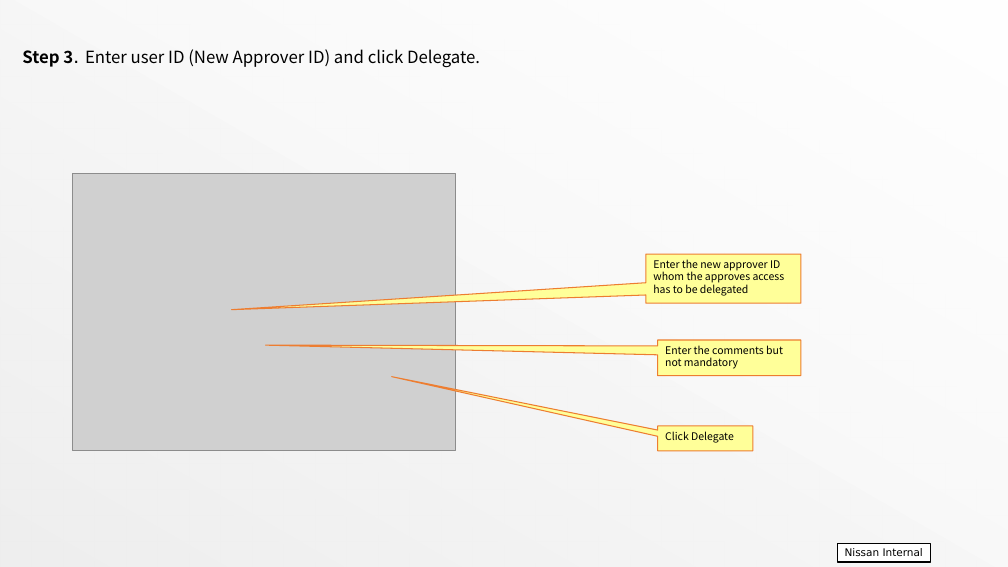
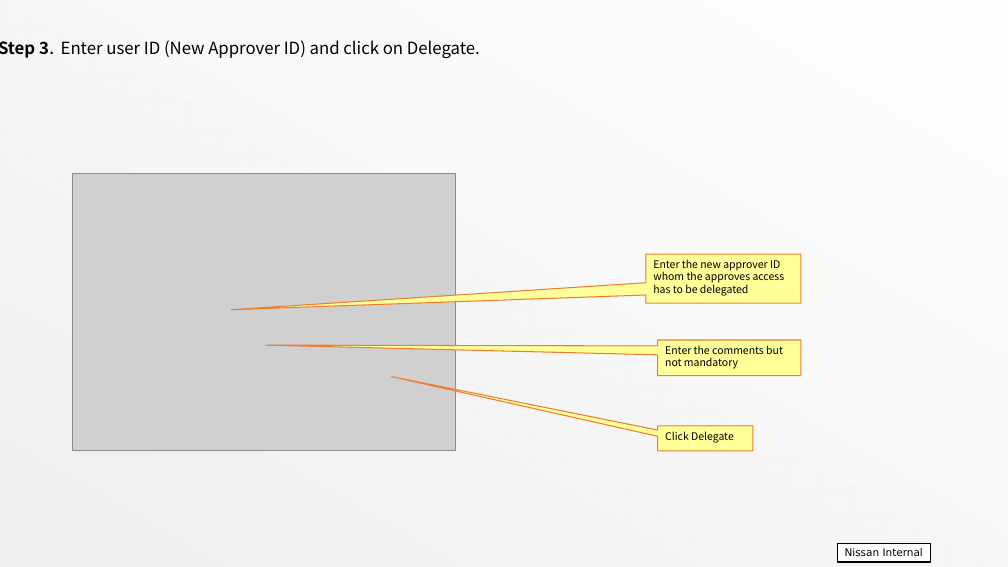
Before and after one commit to santosht007/EDMS_RAG_CHATBOT, a slide deck: slide 19 of data/manuals/ppt/01_ED-Approval Workflow (3).pptx. Drawn at 1008x567 pixels with LibreOffice and Linux fonts; fonts in the diff are those of the drawing; grey boxes stand for pictures; background and template pictures are left out. Boxes give left, top, right and bottom in pixels: in the first picture for what was removed or moved away, otherwise in the second. Text is boxed around its words. In the diff, an @@ line names an element or a change of style, - is before the commit and + after.

```diff
--- a/data/manuals/ppt/01_ED-Approval Workflow (3).pptx
+++ b/data/manuals/ppt/01_ED-Approval Workflow (3).pptx
@@ text at [0, 40, 480, 58]: text changed @@
-Step 3. Enter user ID (New Approver ID) and click Delegate.
+Step 3. Enter user ID (New Approver ID) and click on Delegate.
```
Also in this commit, not shown: 20 other files.
